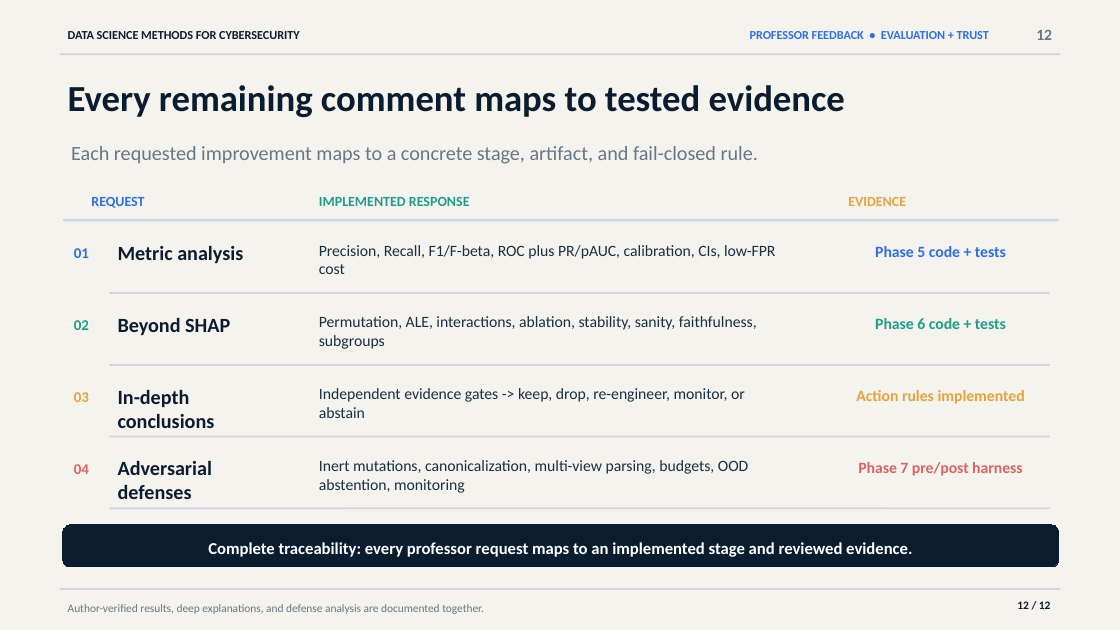
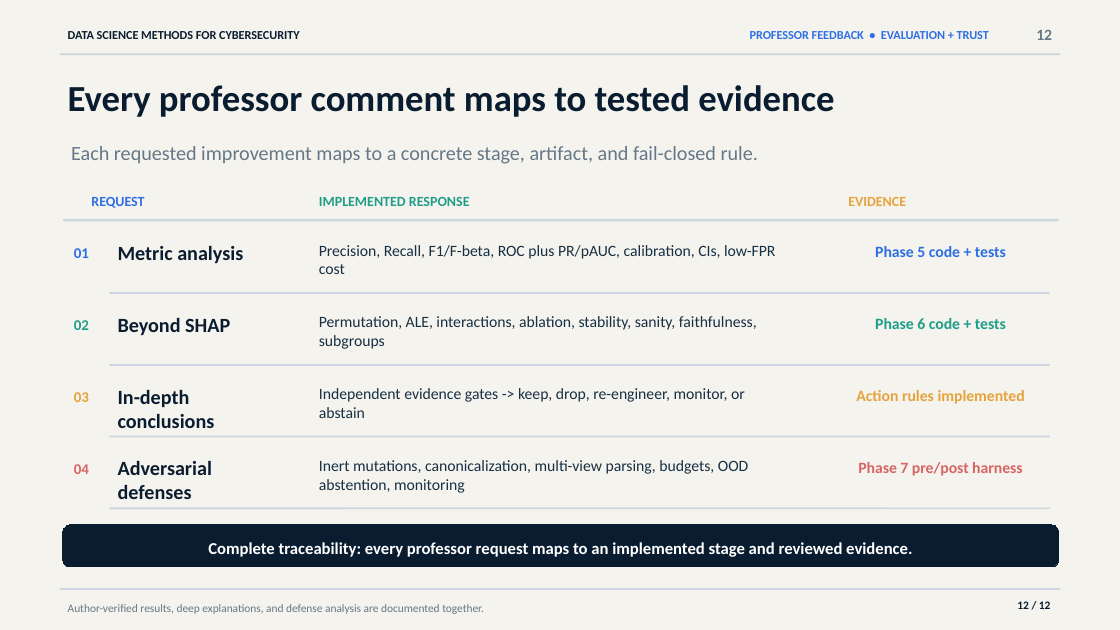
Before and after one commit to Saed-Abdalgani/Malicious-PDF-detector, a slide deck: slide 12 of output/presentation/malicious_pdf_detector_final_presentation.pptx. Drawn at 1120x630 pixels with LibreOffice and Linux fonts; fonts in the diff are those of the drawing. Boxes give left, top, right and bottom in pixels: in the first picture for what was removed or moved away, otherwise in the second. Text is boxed around its words. In the diff, an @@ line names an element or a change of style, - is before the commit and + after.

Commit message:
Refine final presentation evidence slides

```diff
--- a/output/presentation/malicious_pdf_detector_final_presentation.pptx
+++ b/output/presentation/malicious_pdf_detector_final_presentation.pptx
@@ text at (68, 85, 834, 117): text changed @@
-Every remaining comment maps to tested evidence
+Every professor comment maps to tested evidence
```
Also in this commit, not shown: 1 other slide changed, 1 other file.
